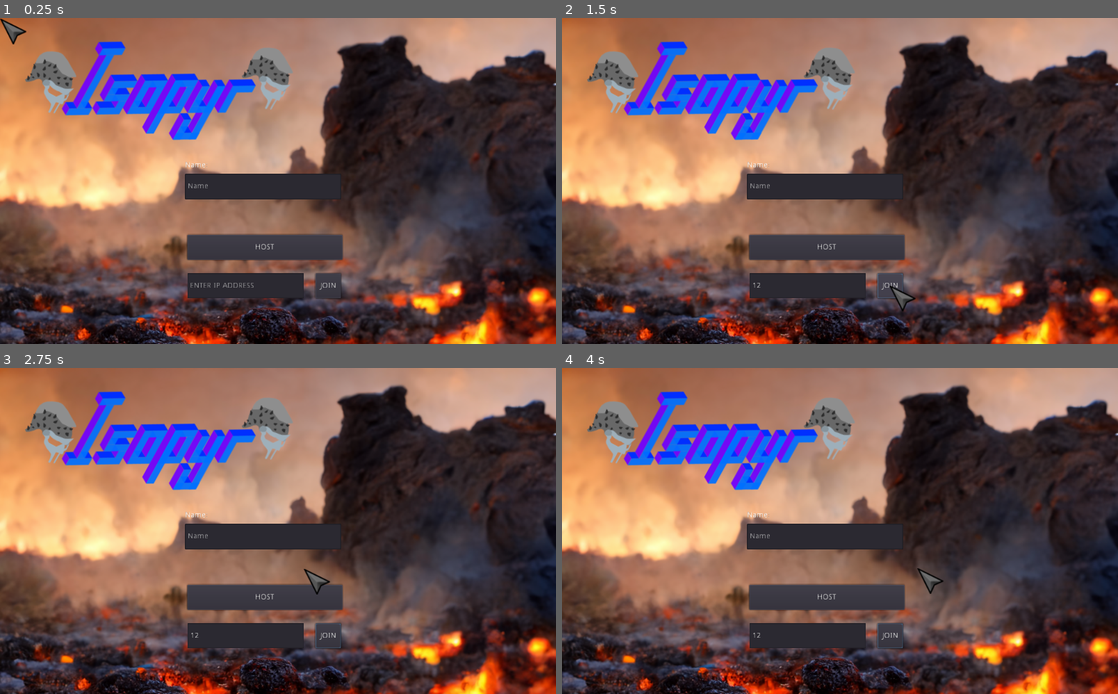
Above: before the commit, frames 1-4 (two rows, left to right).
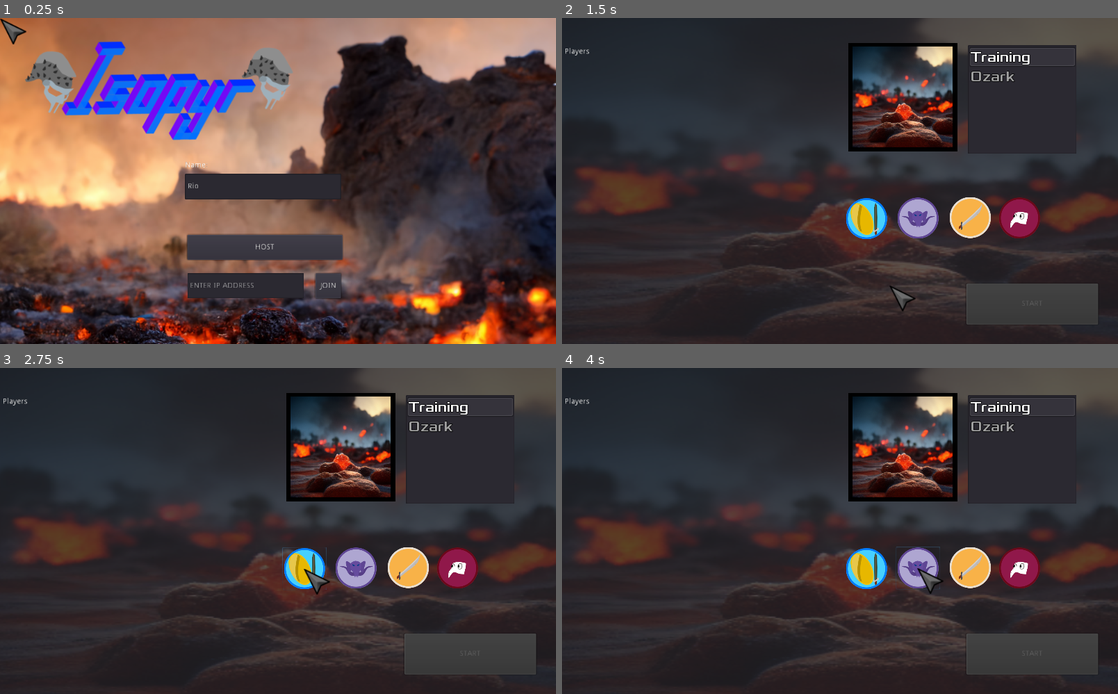
Above: after the commit, the same moments.

Repository: pjheden/isopyr
Game: Godot game, scene res://Start.tscn
The game is run twice, just before and just after one commit, with the same random seed, the same clock (stepped at 60 frames per second) and the same inputs.
Inputs (mouse positions are in pixels of both pictures, inside the frame that each line leads up to):
- Up to frame 1 (0.25 s): no input
- Up to frame 2 (1.5 s): click (806, 285) at 0.52 s; type "12" at 0.6 s; click "JOIN" at 1.25 s
- Up to frame 3 (2.75 s): click (305, 570) at 2.02 s
- Up to frame 4 (4 s): click (967, 566) at 2.77 s; click (917, 566) at 3.52 s

The runs differ from the first frame. In frame 1, less than 0.1% of the frame differs, in the area x 33-38%, y 50-53%; in frame 2, 77%, in the area x 0-100%, y 0-100%; in frame 3, 77%; in frame 4, 77%.
Error before the commit: Parse Error: The identifier "players_info" isn't declared in the current scope. (res://autoloads/Network.gd:55)

Commit message:
ADD game modes and respawn functionality

Diff:
--- a/Start.tscn
+++ b/Start.tscn
@@ -15,9 +15,6 @@
 anchor_bottom = 1.0
 mouse_filter = 2
 script = ExtResource( 1 )
-__meta__ = {
-"_edit_use_anchors_": false
-}
 
 [node name="Background_panel" type="Panel" parent="."]
 self_modulate = Color( 0.756863, 0.698039, 1, 1 )
--- a/autoloads/Game.gd
+++ b/autoloads/Game.gd
@@ -1,7 +1,20 @@
 extends Node
 
+signal dead_player(id)
+
 var game_info = {
-	"current_map": ""
+	"current_map": "",
+	"game_mode": Global.GameMode.SIEGE,
+	"bases": [
+		{
+			"team": Global.Team.TEAM1,
+			"alive": true
+		},
+		{
+			"team": Global.Team.TEAM2,
+			"alive": true
+		}
+	]
 }
 var players_info = {}
 
@@ -10,9 +23,19 @@
 		return
 	# Have server check if all players are dead
 	if get_tree().is_network_server():
-		var all_dead = all_dead()
-		if all_dead:
+		if game_over():
 			rpc("lobby")
+
+func game_over() -> bool:
+	if game_info["game_mode"] == Global.GameMode.SIEGE:
+		return one_base_left()
+	elif game_info["game_mode"] == Global.GameMode.TDM:
+		return all_dead()
+	elif game_info["game_mode"] == Global.GameMode.FFA:
+		return all_dead()
+	else:
+		push_warning("invalid gamemode: %s" % game_info["game_mode"])
+	return false
 
 func all_dead() -> bool:
 	for p in players_info:
@@ -20,12 +43,20 @@
 			return false
 	return true
 
+func one_base_left() -> bool:
+	var bases_alive: int = 0
+	for base in game_info["bases"]:
+		if base.alive == true:
+			bases_alive += 1
+	return bases_alive < 2
+
 func dead(id: int) -> void:
 	"""
 	dead registers if a player is dead
 	"""
 	print("setting game dead for id ", id)
 	players_info[id]["alive"] = false
+	emit_signal("dead_player", id)
 
 # func set_players(p_i) -> void:
 # 	"""
@@ -64,15 +95,18 @@
 	var spawns_node = world.get_node("Spawns")
 
 	for p_id in spawn_points:
-		var spawn_pos = spawns_node.get_child(spawn_points[p_id]).global_position
-		var player = character_scene(players_info[p_id]["hero"]).instance()
-		player.set_name(str(p_id))
-		player.set_team(players_info[p_id]["team"])
-		player.id = p_id
-		print("setting network master %s" % p_id)
-		player.set_network_master(p_id)
-		player.global_position = spawn_pos
-		world.get_node("YSort/Players").add_child(player)
+		var spawn_pos: Vector2 = spawns_node.get_child(spawn_points[p_id]).global_position
+		spawn_player(world, p_id, spawn_pos)
+
+func spawn_player(world: Node, p_id: int, spawn_pos: Vector2) -> void:
+	var player = character_scene(players_info[p_id]["hero"]).instance()
+	player.set_name(str(p_id))
+	player.set_team(players_info[p_id]["team"])
+	player.id = p_id
+	print("setting network master %s" % p_id)
+	player.set_network_master(p_id)
+	player.global_position = spawn_pos
+	world.get_node("YSort/Players").add_child(player)
 
 func character_scene(hero: int):
 	match hero:
--- a/autoloads/Global.gd
+++ b/autoloads/Global.gd
@@ -7,6 +7,7 @@
 # Enums
 enum Hero {MAXIMUS, BEDUIN, GOOLOCK, PLAGUEDOCTOR}
 enum Team {NONE, TEAM1, TEAM2, TEAM3, TEAM4, TEAM5, TEAM6, TEAM7, TEAM8, TEAM9}
+enum GameMode {SIEGE, TDM, FFA}
 
 # Utils methods
 func get_hero_icon(hero: int) -> Texture:
--- a/autoloads/Network.gd
+++ b/autoloads/Network.gd
@@ -49,10 +49,13 @@
 	get_tree().network_peer = peer
 	my_id = get_tree().get_network_unique_id()
 
+# called on the server when a player connects
 func _player_connected(id):
-	print("player connected: ", id)
+	print("player connected: ", id, " ", my_id)
 	# send only to server
-	rpc_id(id, "register_player", players_info[my_id])
+	# TODO: rethink this part. Since this activates on the server we don't have information about the player. But it gives us a chance to send game information to the newly connected player
+	#rpc_id(id, "register_player", Game.players_info[1])
+	rpc_id(1, "register_player", id, Game.players_info[id] )
 
 func _player_disconnected(id):
 	print("player disconnected: ", id)
--- a/scenes/characters/player/Player.gd
+++ b/scenes/characters/player/Player.gd
@@ -48,6 +48,7 @@
 		Global.player_master = self
 		hud = get_parent().get_parent().get_parent().get_node("HUD")
 		hud.set_name(Game.players_info[int(name)]["name"])
+		hud.update_health_bar(hp)
 	# Prepare player spells
 	spells(is_network_master())
 	add_to_group("team_%s" % team)
@@ -79,6 +80,7 @@
 
 
 func set_team(new_team: int) -> void:
+	remove_from_group("team_%s" % team)
 	team = new_team
 	add_to_group("team_%s" % new_team)
 
@@ -196,6 +198,8 @@
 	if is_network_master():
 		Global.player_master = null
 
+	queue_free()
+
 func _on_NetworkTickRate_timeout():
 	if is_network_master():
 		rset_unreliable("puppet_position", global_position)
--- a/scenes/characters/player/states/Move.gd
+++ b/scenes/characters/player/states/Move.gd
@@ -47,7 +47,7 @@
 					"targetBodyType": target_body_type,
 				}
 			)
-		if done_moving:
+		elif done_moving:
 			state_machine.transition_to("Idle")
 	else:
 		# if we haven't got a network packet in a while, update player pos
--- a/scenes/levels/Ozark.tscn
+++ b/scenes/levels/Ozark.tscn
@@ -7,6 +7,7 @@
 [ext_resource path="res://scenes/objects/buildings/Statue.tscn" type="PackedScene" id=5]
 [ext_resource path="res://scenes/levels/Camera2D.gd" type="Script" id=6]
 [ext_resource path="res://resources/shaders/water.tres" type="Shader" id=7]
+[ext_resource path="res://scenes/objects/buildings/Base.tscn" type="PackedScene" id=8]
 
 [sub_resource type="ShaderMaterial" id=1]
 shader = ExtResource( 7 )
@@ -66,6 +67,14 @@
 
 [node name="YSort" type="YSort" parent="."]
 
+[node name="Base" parent="YSort" instance=ExtResource( 8 )]
+position = Vector2( 903, 379 )
+team = 1
+
+[node name="Base2" parent="YSort" instance=ExtResource( 8 )]
+position = Vector2( -1111, -569 )
+team = 2
+
 [node name="Walls" type="TileMap" parent="YSort"]
 mode = 1
 tile_set = ExtResource( 2 )
--- /dev/null
+++ b/scenes/objects/buildings/Base.gd
@@ -0,0 +1,21 @@
+extends "res://scenes/objects/buildings/Building.gd"
+
+export var respawn_time: float = 10.0 # seconds
+
+onready var spawns = get_node("Spawns")
+
+# Called when the node enters the scene tree for the first time.
+func _ready():
+	var connected = Game.connect("dead_player", self, "start_spawning_player")
+	if not connected:
+		push_error("Could not connect to signal dead_player")
+
+func start_spawning_player(id: int) -> void:
+	print("start_spawning_player id: %d" % id)
+	# ignore players not belonging to this base
+	if not team == Game.players_info[id].team:
+		return
+	yield(get_tree().create_timer(respawn_time), "timeout")
+	var spawn = spawns.get_child(randi() % spawns.get_child_count())
+	var world = get_node("/root/world")
+	Game.spawn_player(world, id, spawn.global_position)
--- /dev/null
+++ b/scenes/objects/buildings/Base.tscn
@@ -0,0 +1,40 @@
+[gd_scene load_steps=5 format=2]
+
+[ext_resource path="res://scenes/objects/buildings/Building.tscn" type="PackedScene" id=1]
+[ext_resource path="res://resources/sprites/selection_ringpng.png" type="Texture" id=2]
+[ext_resource path="res://scenes/objects/buildings/Base.gd" type="Script" id=3]
+
+[sub_resource type="CubeMesh" id=1]
+
+[node name="Base" instance=ExtResource( 1 )]
+script = ExtResource( 3 )
+
+[node name="Sprite" parent="." index="0"]
+position = Vector2( -2, 3 )
+
+[node name="MeshInstance2D" type="MeshInstance2D" parent="." index="5"]
+position = Vector2( 2.5, -9 )
+scale = Vector2( 51.5, 113 )
+mesh = SubResource( 1 )
+
+[node name="Spawns" type="Node2D" parent="." index="6"]
+
+[node name="Sprite2" type="Sprite" parent="Spawns" index="0"]
+position = Vector2( -165, 0 )
+texture = ExtResource( 2 )
+
+[node name="Sprite3" type="Sprite" parent="Spawns" index="1"]
+position = Vector2( -126, -100 )
+texture = ExtResource( 2 )
+
+[node name="Sprite4" type="Sprite" parent="Spawns" index="2"]
+position = Vector2( -4, -166 )
+texture = ExtResource( 2 )
+
+[node name="Sprite5" type="Sprite" parent="Spawns" index="3"]
+position = Vector2( 133, -93 )
+texture = ExtResource( 2 )
+
+[node name="Sprite6" type="Sprite" parent="Spawns" index="4"]
+position = Vector2( 158, 4 )
+texture = ExtResource( 2 )
--- a/scenes/objects/buildings/Building.gd
+++ b/scenes/objects/buildings/Building.gd
@@ -70,7 +70,7 @@
 func _on_Hitbox_mouse_entered():
 	if team == Global.Team.NONE:
 		Mouse.play_info(self)
-	elif team == Global.player_master.get_team():
+	elif Global.player_master and team == Global.player_master.get_team():
 		Mouse.play_friendly(self)
 	else:
 		Mouse.play_danger(self)
Not shown: 1 places in scenes/levels/Ozark.tscn that only renumber resources
